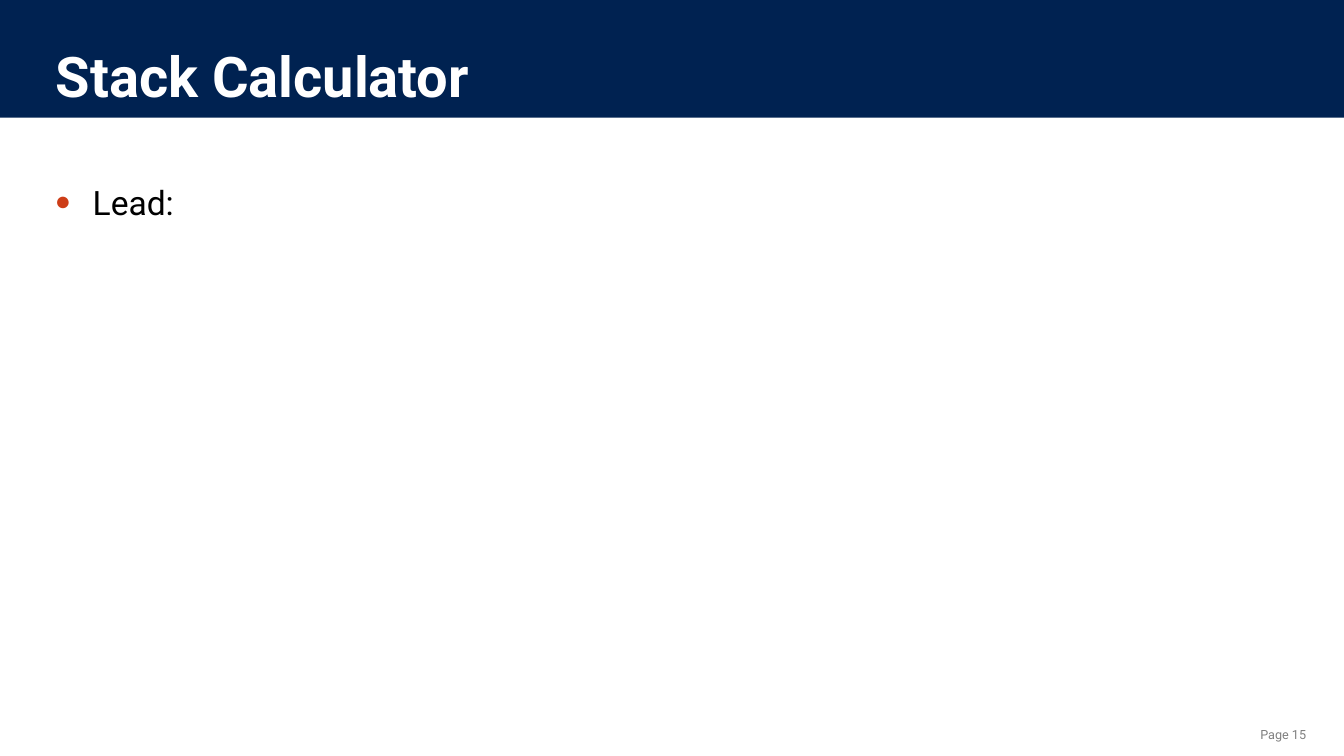
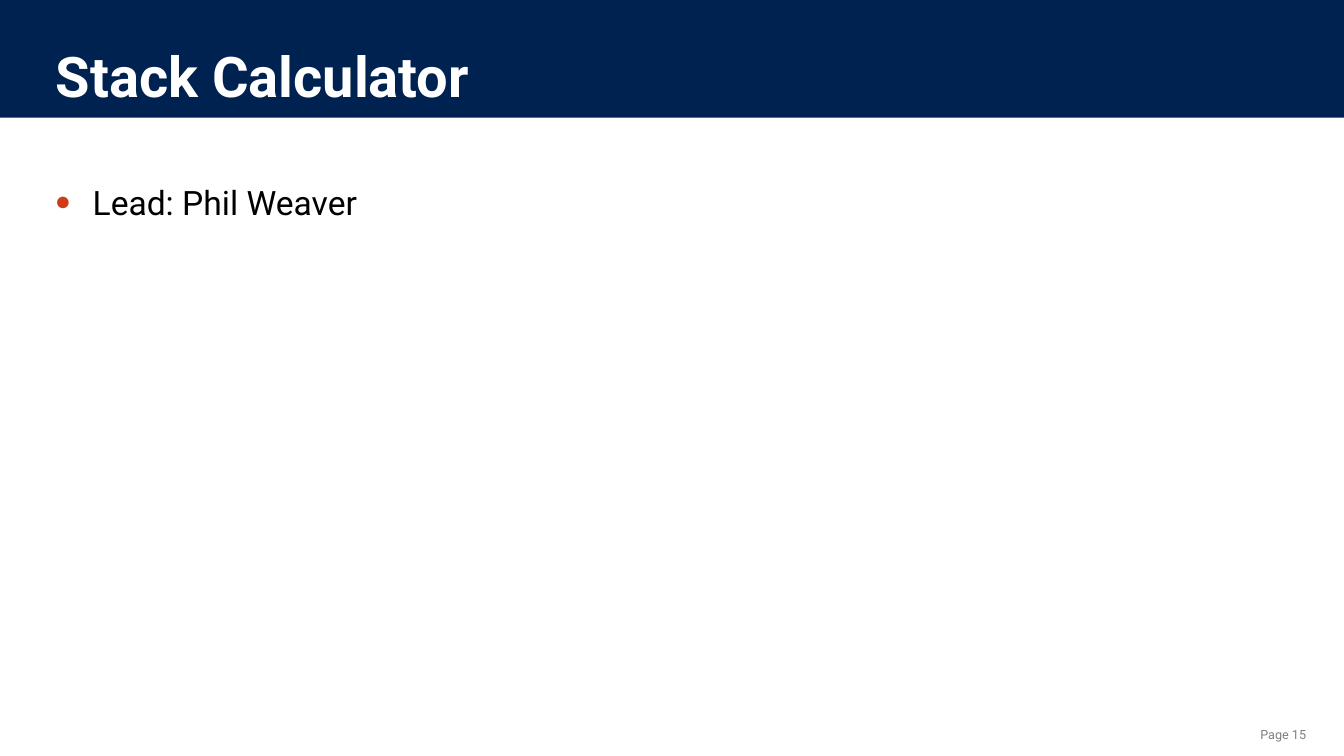
Before and after one commit to benetech/DIAGRAM-Code-Sprint-2018, a slide deck: slide 15 of CodeSprint Projects.pptx. Drawn at 1344x756 pixels with LibreOffice and Linux fonts; fonts in the diff are those of the drawing; background and template pictures are left out. Boxes give left, top, right and bottom in pixels: in the first picture for what was removed or moved away, otherwise in the second. Text is boxed around its words. In the diff, an @@ line names an element or a change of style, - is before the commit and + after.

```diff
--- a/CodeSprint Projects.pptx
+++ b/CodeSprint Projects.pptx
@@ text at [93,189,357,216]: text changed @@
-● Lead:
+● Lead: Phil Weaver
```
Also in this commit, not shown: 10 other slides changed.
